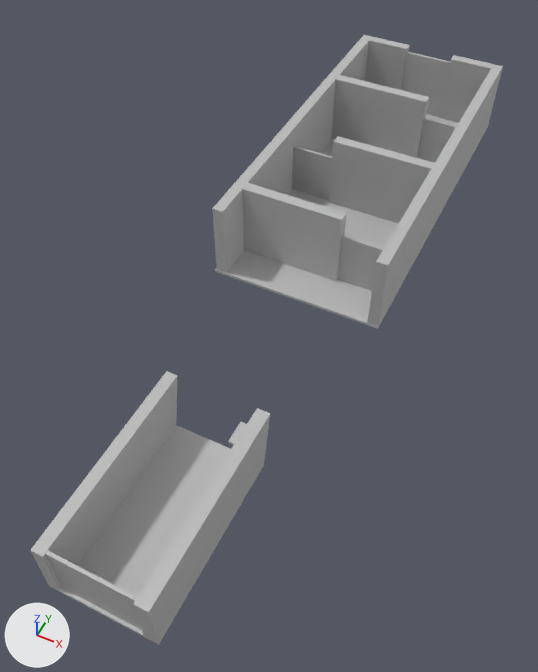
Renders of the FBX model Assets/GhostAndStuff/Escenas/Niveles/TUTORIAL.fbx from each side of a commit.
Rendered twice from a 50 mm lens placed at (0.117, -0.274, 0.469), pointed at (-0.075, 0.11, -0.01). The lights are fixed; the arrows at lower left show +X, +Y and +Z. Where no turn or scale is listed for an object, it has been applied to the vertices.

The older version as bpy lines, for what is in view:
```python
me_mesh_004 = bpy.data.meshes.new('Mesh.004')
me_mesh_004.from_pydata(...)  # a box spanning x -2.13..2.13, y -2.52..2.52, z -0.12..0.13
me_mesh_004.materials.append(mat_lambert1)  # grey #bcbcbc
me_mesh_009 = bpy.data.meshes.new('Mesh.009')
me_mesh_009.from_pydata(...)  # a box spanning x -0.005..0.005, y -0.172..0.172, z -0.035..0.035
me_mesh_009.materials.append(mat_lambert1)  # grey #bcbcbc
me_mesh_012 = bpy.data.meshes.new('Mesh.012')
me_mesh_012.from_pydata(...)  # a box spanning x -0.0496..0.0496, y -0.005..0.005, z -0.0352..0.0352
me_mesh_012.materials.append(mat_lambert1)  # grey #bcbcbc
ob_pared2 = bpy.data.objects.new('PARED2', me_mesh_009)
ob_pared2.location = (0.003, 0.323, 0.036)
ob_pared5 = bpy.data.objects.new('PARED5', me_mesh_012)
ob_pared5.location = (-0.091, 0.397, 0.037)
ob_pared_rompible = bpy.data.objects.new('PARED_ROMPIBLE', me_mesh_004)
ob_pared_rompible.parent = ob_inicio_final
ob_pared_rompible.location = (4.694, -0.944, 13.24)
# also in view: 'PARED3' at (-0.092, 0.191, 0.037); 'PARED9' at (-0.023, 0.49, 0.037); 'PARED_ROMPIBLE6' at (-0.118, 0.292, 0.026); 'PARED1' at (-0.144, 0.323, 0.036); 'INICIO' at (-0.059, -0.079, 0.024)
```
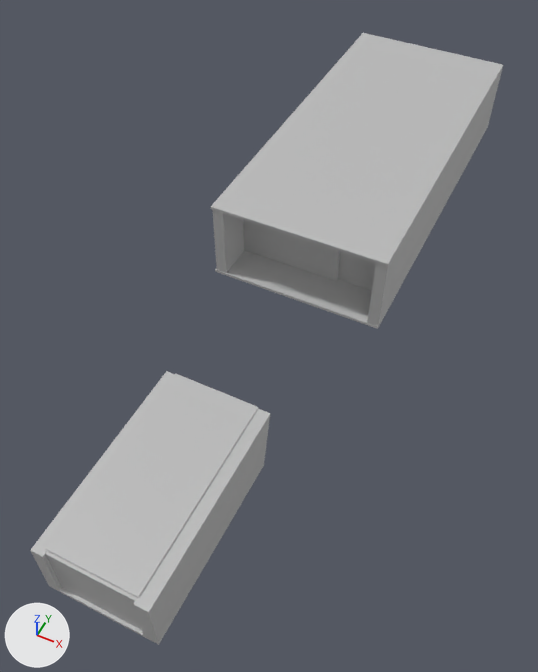
What changed in the scene script:
```text
Add me_mesh_003_1:
    me_mesh_003_1.from_pydata(...)  # a box spanning x -0.033..0.033, y -0.075..0.075, z -0.001..0.001
    me_mesh_003_1.materials.append(mat_lambert1)  # grey #bcbcbc
Add me_mesh_004_1:
    me_mesh_004_1.from_pydata(...)  # a box spanning x -0.079..0.079, y -0.172..0.172, z -0.001..0.001
    me_mesh_004_1.materials.append(mat_lambert1)  # grey #bcbcbc
Add ob_techo:
    ob_techo = bpy.data.objects.new('TECHO', me_mesh_003_1)
    ob_techo.location = (-0.06, -0.077, 0.05)
Add ob_techo1:
    ob_techo1 = bpy.data.objects.new('TECHO1', me_mesh_004_1)
    ob_techo1.location = (-0.071, 0.323, 0.072)
```

What differs and where, as boxes [x1, y1, x2, y2] in the pictures (538 x 672 px):
'TECHO1', added: after [211, 33, 503, 266]
'TECHO', added: after [45, 374, 258, 598]
'PARED1', unchanged, covered by the edit: before [212, 35, 372, 273]; after [212, 210, 244, 273]
'PARED4', unchanged, covered by the edit: before [329, 136, 436, 223]
'PARED5', unchanged, covered by the edit: before [331, 75, 429, 158]
'PARED9', unchanged, covered by the edit: before [440, 55, 494, 122]
